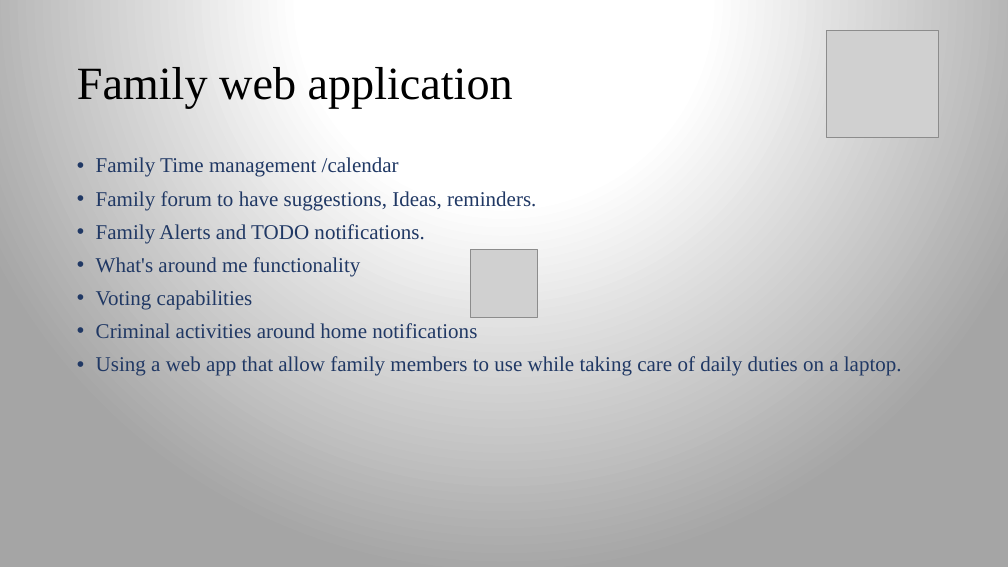
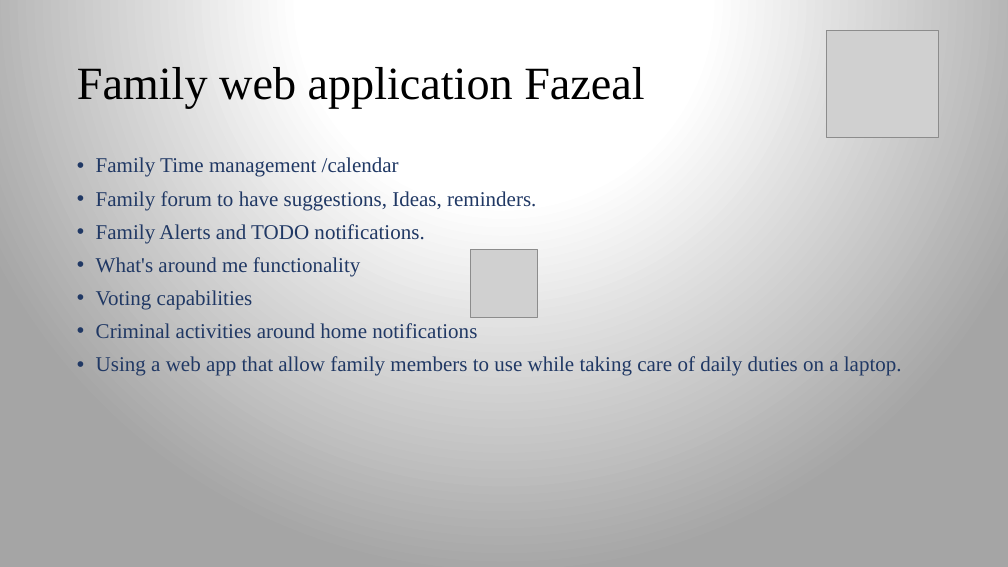
Before and after one commit to Khasaleh/family_app, a slide deck: slide 4 of Presentation1.pptx. Drawn at 1008x567 pixels with LibreOffice and Linux fonts; fonts in the diff are those of the drawing; grey boxes stand for pictures. Boxes give left, top, right and bottom in pixels: in the first picture for what was removed or moved away, otherwise in the second. Text is boxed around its words. In the diff, an @@ line names an element or a change of style, - is before the commit and + after.

```diff
--- a/Presentation1.pptx
+++ b/Presentation1.pptx
@@ title at (77, 67, 644, 109): text changed @@
-Family web application
+Family web application Fazeal
```
Also in this commit, not shown: 2 other slides changed.
